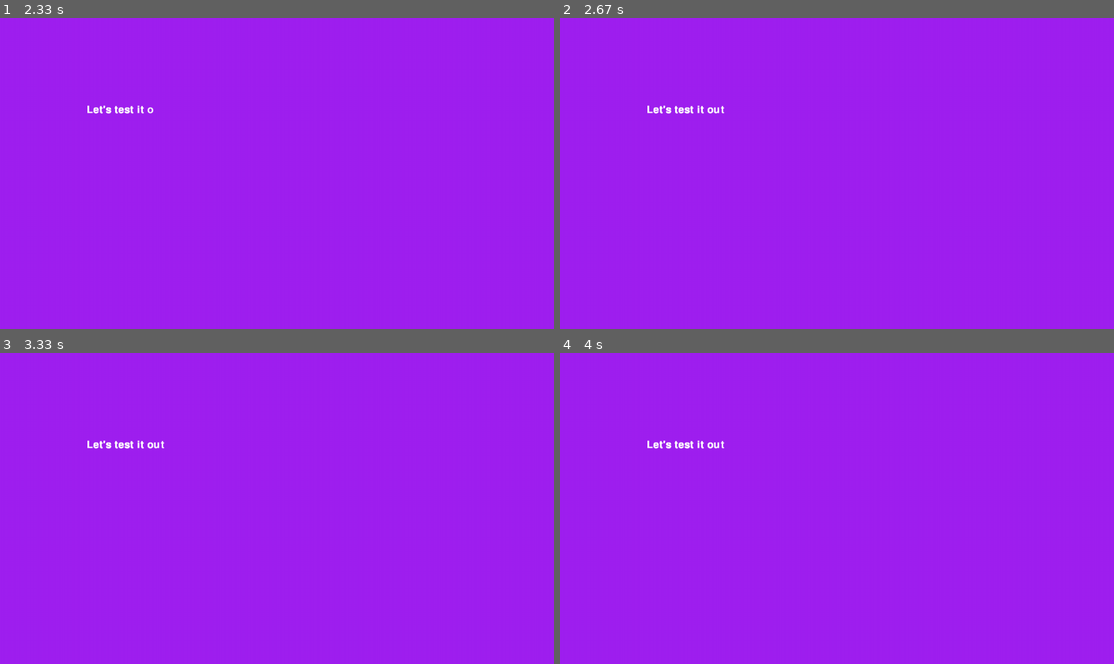
Above: before the commit, frames 1-4 (two rows, left to right).
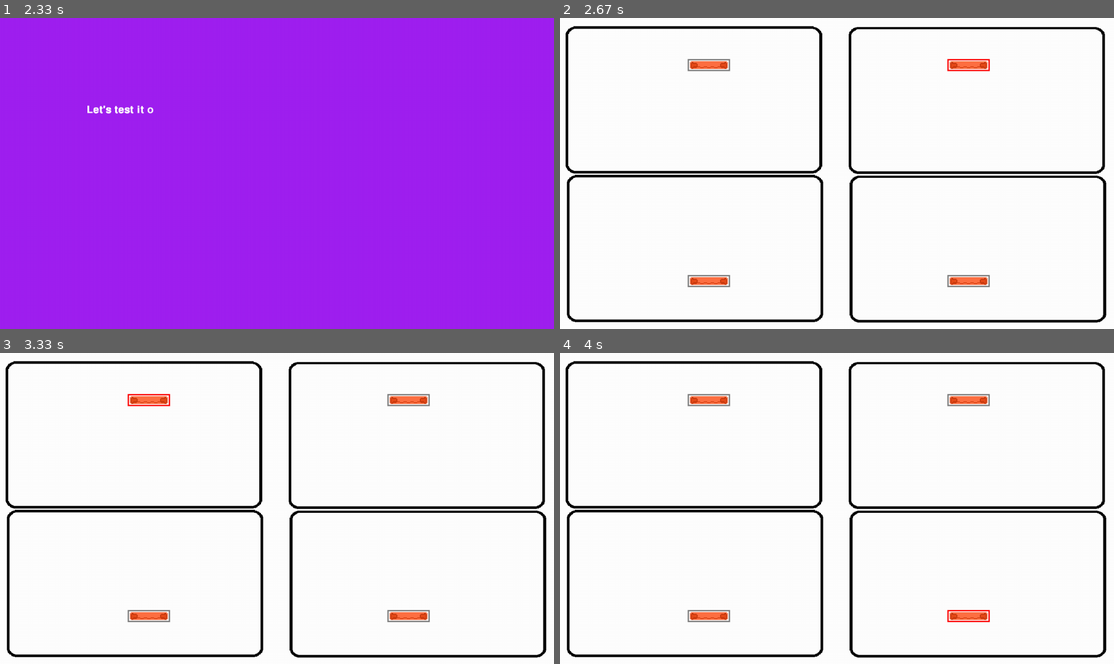
Above: after the commit, the same moments.

Repository: sokuwielki/Behemoth-
Game: pygame game, started from pygame/main.py
The game is run twice, just before and just after one commit, with the same random seed, the same clock (stepped at 60 frames per second) and the same inputs.
Inputs:
- Up to frame 1 (2.33 s): hold W 0.33-0.8 s; hold S 0.83-1.13 s; tap Space at 0.9, 1.23, 2.3 s; hold W 1.17-1.53 s; hold S from 2.23 s (still down)
- Up to frame 2 (2.67 s): release S at 2.6 s; hold A from 2.63 s (still down)
- Up to frame 3 (3.33 s): tap Space at 2.7, 3.2 s; release A at 3.1 s; hold D from 3.13 s (still down)
- Up to frame 4 (4 s): tap Space at 3.5, 3.7 s; release D at 3.6 s; hold W 3.63-3.93 s; hold D from 3.97 s (still down)

Frame 1 is identical in both runs. In frame 2, 100% of the frame differs, in the area x 0-100%, y 0-100%; in frame 3, 100%; in frame 4, 100%.

Commit message:
added buttons to the game menu
they don't do anything yet tho, and are modulo dependent

Diff:
--- a/pygame/classes.py
+++ b/pygame/classes.py
@@ -1,7 +1,33 @@
 import pygame
+
+try:
+    user_settings = open("settings.txt", "r")
+except FileNotFoundError:
+    user_settings = open("settings.txt", "a")
+    user_settings.write("default settings") #TODO
+
+#print("penis")
+#print(user_settings.readlines())
+
+
 
 pygame.font.init()
 font = pygame.font.Font(None, 36)
+
+class Game:
+    def __init__(self):
+        pass
+
+    #somewhere here put reading from the settings.txt
+
+    def start_new_game(self, user_name):
+        open(user_name + ".txt", "a")
+
+
+    def load_save(self, save_path): #Users gonna need to input their paths here, otherwise some permision shit might happen ¯\_(ツ)_/¯
+        save_file = open(save_path, "r")
+        print(save_file.readline())
+
 
 class Behemoth:
     def __init__(self, name, hp, atk, defense, stamina):
@@ -32,6 +58,7 @@
         self.choice = 0
         self.state = "Main_Menu"
         self.progress = 0
+        self.menupos = [0, 0]
 
 
 
--- a/pygame/main.py
+++ b/pygame/main.py
@@ -9,28 +9,35 @@
 clock = pygame.time.Clock()
 running = True
 
+def create_button(xpos,ypos, image_path, image_scale, color):
+    img = pygame.image.load(image_path)
+    img = pygame.transform.scale(img, (img.get_size()[0] * image_scale, img.get_size()[1] * image_scale))
+    but1 = Button(xpos,ypos, img)
+    but1.color = color
+    but1.buttonUpdate(screen)
+
+    return but1
+
+def create_game_menu():
+    but1 = create_button(300, 100, "pygame/assets/Sprite-0001.png", 2, (50,50,50))
+    but2 = create_button(900, 100, "pygame/assets/Sprite-0001.png", 2, (50,50,50))
+    but3 = create_button(300, 600, "pygame/assets/Sprite-0001.png", 2, (50,50,50))
+    but4 = create_button(900, 600, "pygame/assets/Sprite-0001.png", 2, (50,50,50))
+    return [[but1, but2,], [but3, but4]]
+
+def reload_game_menu(game_menu, screen, player):
+    for button_list in game_menu:
+        for button in button_list:
+            button.buttonUpdate(screen)
+            button.color = (gray)
+            button.buttonFocus(screen)
+    game_menu[player.menupos[0]][player.menupos[1]].color = (255, 0, 0)
+    game_menu[player.menupos[0]][player.menupos[1]].buttonFocus(screen)
 
 def create_main_menu():
-    img = pygame.image.load("assets/Sprite-0001.png")
-    img = pygame.transform.scale(img, (img.get_size()[0] * 2, img.get_size()[1] * 2))
-    but1 = Button(100,100, img)
-    but1.color = (50,50,50)
-    but1.buttonUpdate(screen)
-
-
-    img = pygame.image.load("assets/Sprite-0001.png")
-    img = pygame.transform.scale(img, (img.get_size()[0] * 2, img.get_size()[1] * 2))
-    but2 = Button(100,300, img)
-    but2.color = (50,50,50)
-    but2.buttonUpdate(screen)
-
-
-    img = pygame.image.load("assets/Sprite-0001.png")
-    img = pygame.transform.scale(img, (img.get_size()[0] * 2, img.get_size()[1] * 2))
-    but3 = Button(100,500, img)
-    but3.color = (50,50,50)
-    but3.buttonUpdate(screen)
-
+    but1 = create_button(100, 100, "pygame/assets/Sprite-0001.png", 2, (50,50,50))
+    but2 = create_button(100, 300, "pygame/assets/Sprite-0001.png", 2, (50,50,50))
+    but3 = create_button(100, 500, "pygame/assets/Sprite-0001.png", 2, (50,50,50))
 
     main_menu = [but1, but2, but3]
 
@@ -56,6 +63,7 @@
     main_menu[player.choice].buttonFocus(screen)
 
     #return player.choice
+
 
 def play_cutscene(progress, screen):
 
@@ -88,8 +96,6 @@
 text_surface = behemoth_font.render("BEHEMOTH", True, (255,255,255))
 screen.blit(text_surface, (400, 200))
 
-
-
 reload_main_menu(main_menu, screen, player)
 
 states = {"Main_Menu":0, "Cutscene":1, "Main_Game":2, "Battle_Phase":3}
@@ -108,16 +114,6 @@
     match states[player.state]:
         # Main Menu Part
         case 0:
-            #reload_main_menu(main_menu, screen, player)
-            """while running:
-                # poll for events
-                # pygame.QUIT event means the user clicked X to close your window
-                for event2 in pygame.event.get():
-                    if event2.type == pygame.QUIT:
-                        running = False
-                    if event2.type == pygame.KEYDOWN:
-                        # Save the pressed key
-                        player.player_input = pygame.key.name(event2.key)"""
             if pygame.key.get_just_pressed()[pygame.K_w] or pygame.key.get_just_pressed()[pygame.K_s]:
                 reload_main_menu(main_menu, screen, player)
 
@@ -137,17 +133,31 @@
             screen.fill("purple")
             play_cutscene(player.progress, screen)
             player.state = "Main_Game"
+            #prolly need to add sleep(5) here or wait until user input
+            background = pygame.image.load(r"pygame/assets/Main_Menu_Background.jpg")
+            background = pygame.transform.scale(background, (1280, 720))
+            screen.blit(background, (0,0))
+            game_menu = create_game_menu()
 
 
 
         ###MAIN GAME
-        case 2: #main game loop, battle will be most likely outside of it, will take most code anyway
-            print("works")
-            #load_background -> should do stuff like, move the background, maybe with a nice sliding animation when we move
-            #actually, only the background needs to move, we don't have to move the player (maybe for a cutscene, but we gotta center it back then)
+        case 2:
+            if pygame.key.get_just_pressed()[pygame.K_a]:
+                player.menupos[1] -= 1
+                player.menupos[1] = player.menupos[1] % 2
+            if pygame.key.get_just_pressed()[pygame.K_d]:
+                player.menupos[1] += 1
+                player.menupos[1] = player.menupos[1] % 2
+            if pygame.key.get_just_pressed()[pygame.K_s]:
+                player.menupos[0] -= 1
+                player.menupos[0] = player.menupos[0] % 2
+            if pygame.key.get_just_pressed()[pygame.K_w]:
+                player.menupos[0] += 1
+                player.menupos[0] = player.menupos[0] % 2
+            reload_game_menu(game_menu, screen, player)
 
-            #saving where we're at on the map and npc states are gonna be hard
-
+            #focus to menupos
 
 
         case 3: #Battle Phase
--- a/pygame/save.txt
+++ b/pygame/save.txt
@@ -0,0 +1,3 @@
+USERNAME = ""
+GAMETIME = 0:00:00
+BEHEMOTH = ""
--- a/pygame/test.py
+++ b/pygame/test.py
@@ -1,5 +1,11 @@
-from classes import Behemoth
+from classes import Behemoth, Game
 
 test = Behemoth(1, 2, 3, 4, 5)
 
 print(test.name)
+
+gra = Game()
+
+gra.load_save()
+#s = open(r"C:\Users\smok5\3D Objects\tabelki\program\pygame\save.txt", "r")
+#print(s.read())
Empty file added: pygame/MiniGames/mg_memory.py
Binary file added: pygame/assets/Main_Menu_Background.jpg
